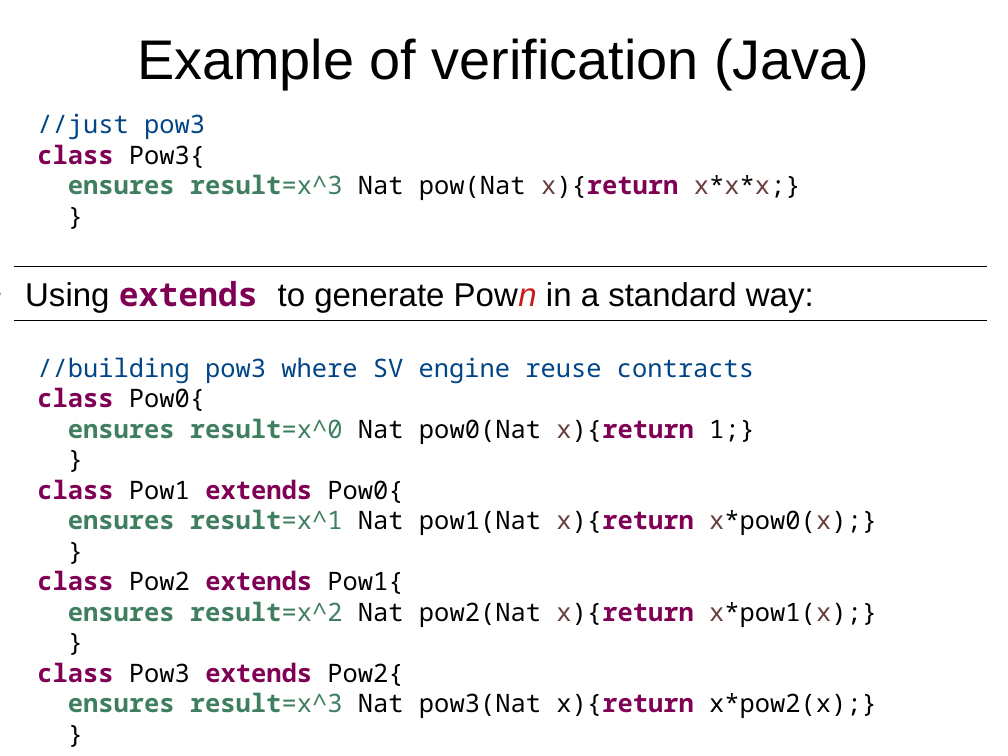
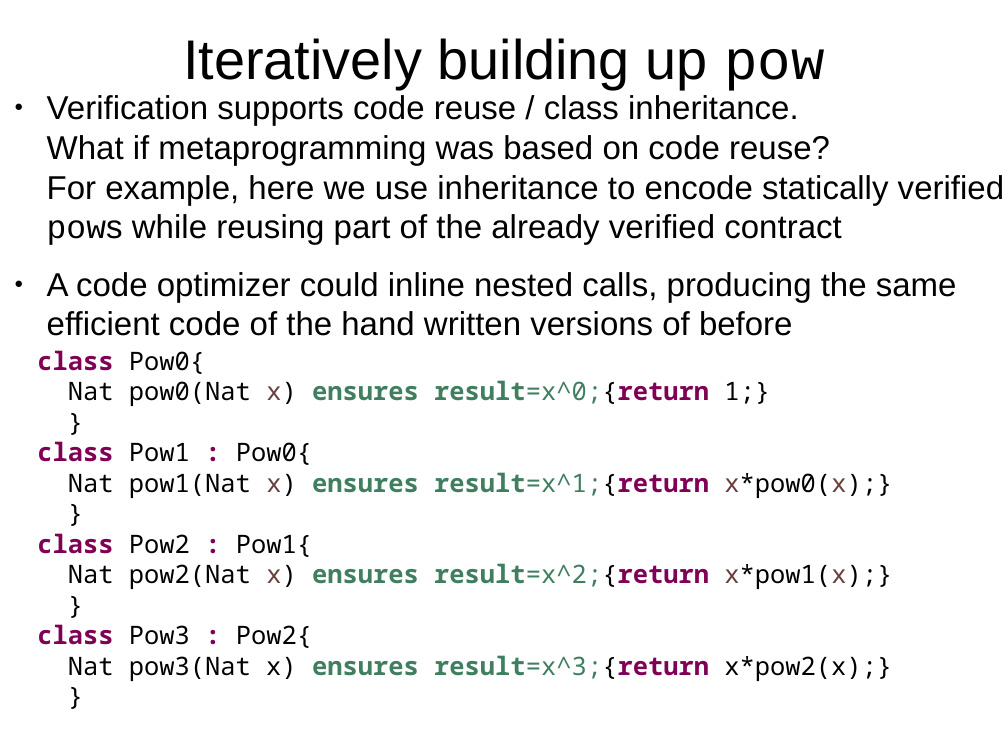
Before and after one commit to ElvisResearchGroup/L42, a slide deck: slide 4 of Main/papers/Sapling2/Slides.odp (slide 2 before the commit). Drawn at 1008x756 pixels with LibreOffice and Linux fonts; fonts in the diff are those of the drawing. Boxes give left, top, right and bottom in pixels: in the first picture for what was removed or moved away, otherwise in the second. Text is boxed around its words. In the diff, an @@ line names an element or a change of style, - is before the commit and + after.

```diff
--- a/Main/papers/Sapling2/Slides.odp
+++ b/Main/papers/Sapling2/Slides.odp
@@ title at (183, 38, 825, 91): text changed @@
-Example of verification (Java)
+Iteratively building up pow
@@ text added at (47, 95, 1004, 336), 26 pt, text #000000 @@
+● Verification supports code reuse / class inheritance.
+  What if metaprogramming was based on code reuse?
+  For example, here we use inheritance to encode statically verified
+  pows while reusing part of the already verified contract
+● A code optimizer could inline nested calls, producing the same efficient code of the hand written versions of before
@@ text "class Pow0{": place and size @@
-text "class Pow0{" at (37, 113, 877, 718)
+text "class Pow0{" at (37, 350, 892, 681)
@@ line removed from (15, 266) to (987, 266) @@
@@ text removed at (25, 281, 814, 313) @@
-● Using extends to generate Pown in a standard way:
@@ line removed from (15, 320) to (987, 320) @@
@@ text at (37, 350, 770, 406): text changed @@
-//just pow3
-class Pow3{
-ensures result=x^3 Nat pow(Nat x){return x*x*x;}
+class Pow0{
+Nat pow0(Nat x) ensures result=x^0;{return 1;}
@@ text at (37, 441, 892, 498): text changed; text colour #004586 to #000000 @@
-//building pow3 where SV engine reuse contracts
-class Pow0{
-ensures result=x^0 Nat pow0(Nat x){return 1;}
+class Pow1 : Pow0{
+Nat pow1(Nat x) ensures result=x^1;{return x*pow0(x);}
@@ text at (37, 533, 892, 589): text changed @@
-class Pow1 extends Pow0{
-ensures result=x^1 Nat pow1(Nat x){return x*pow0(x);}
+class Pow2 : Pow1{
+Nat pow2(Nat x) ensures result=x^2;{return x*pow1(x);}
@@ text at (37, 624, 892, 681): text changed @@
-class Pow2 extends Pow1{
-ensures result=x^2 Nat pow2(Nat x){return x*pow1(x);}
+class Pow3 : Pow2{
+Nat pow3(Nat x) ensures result=x^3;{return x*pow2(x);}
@@ text at (37, 662, 877, 718): paragraphs removed @@
-class Pow3 extends Pow2{
-ensures result=x^3 Nat pow3(Nat x){return x*pow2(x);}
-}
```
Also in this commit, not shown: 8 other slides changed, 2 slides added, 1 other file.
